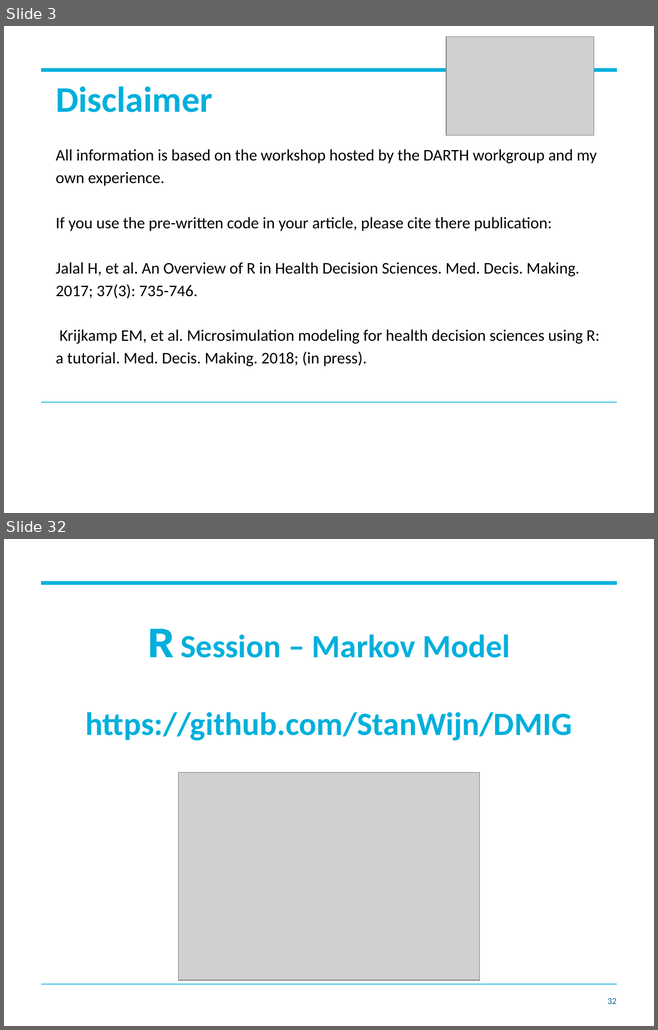
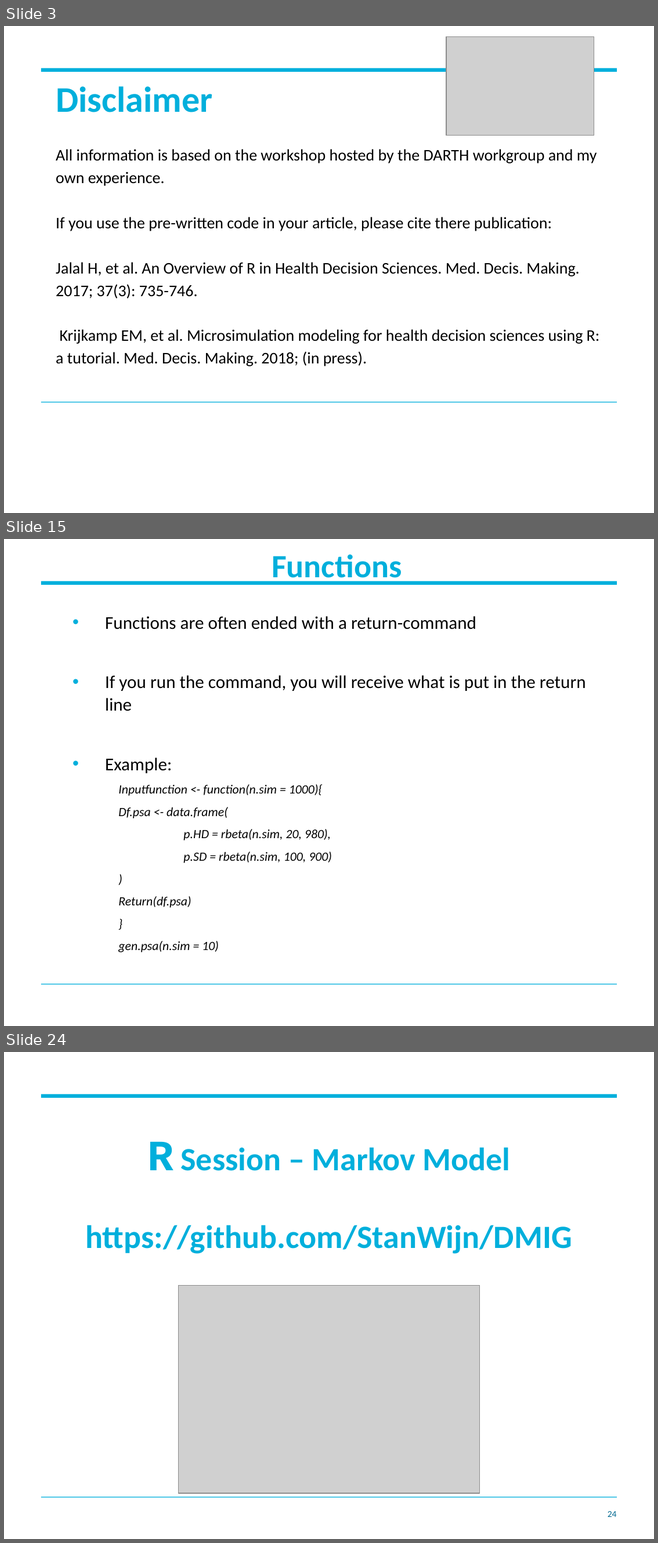
Before and after one commit to StanWijn/DMIG, a slide deck: R software in decision modelling - Part 2.pptx. Shown one above the other, each under a label of ours: slides 3 and 32 before the commit, slides 3, 15 and 24 after it; the slides between them are not shown. The pictures are 658x1030 and 658x1543 pixels, drawn with LibreOffice and Linux fonts; fonts in the diff are those of the drawing; grey boxes stand for pictures; background and template pictures are left out. Boxes give left, top, right and bottom in pixels: in the first picture for what was removed or moved away, otherwise in the second. Text is boxed around its words. In the diff, an @@ line names an element or a change of style, - is before the commit and + after.

```diff
--- a/R software in decision modelling - Part 2.pptx
+++ b/R software in decision modelling - Part 2.pptx
@@ slide 15 added at <box>4,539,654,1026</box>, background #FFFFFF; not listed: 2 template elements that a slide beside it also shows @@
@@ title added at <box>271,554,401,585</box>, 36 pt, text #00AFDC, bold @@
+Functions
@@ text added at <box>105,616,586,908</box>, 14 pt, text #000000, italic @@
+• Functions are often ended with a return-command
+• If you run the command, you will receive what is put in the return line
+• Example:
+    Inputfunction <- function(n.sim = 1000){
+    Df.psa <- data.frame(
+    p.HD = rbeta(n.sim, 20, 980),
+    p.SD = rbeta(n.sim, 100, 900)
+    )
+    Return(df.psa)
+    }
+    gen.psa(n.sim = 10)
@@ what was slide 32 is now slide 24 @@
@@ page number at <box>607,1511,616,1517</box>: text changed @@
-32
+24
```
Also in this commit, not shown: 7 slides changed, 14 other slides added, 26 slides removed, 4 other files.
